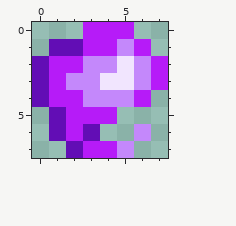
Edited in one commit: pixel-art sprite (Assets/Textures/Content/Projectiles/Accessories/LithosphericCluster/DarkBall.png). Above: the version before the commit.
The file is 16x16 pixels, drawn in blocks of 2x2; one block is one cell here.
New version:
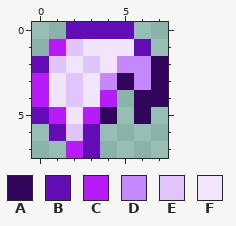
Palette (. is transparent): A #31055c  B #620db5  C #b61bf8  D #c488fb  E #e0c4fc  F #f1e5fe
Commit: Resprited Light Ball and SadismBuff
Change:
Changed rows in their new state; - is an unchanged pixel.
first column x 0:
0 --BBBB--
1 -CEFFFB-
2 -EFEFD-A
3 CFEFDA-A
4 CFEFC.AA
5 BCF-A-A-
6 --E---.-
7 --CB..--
